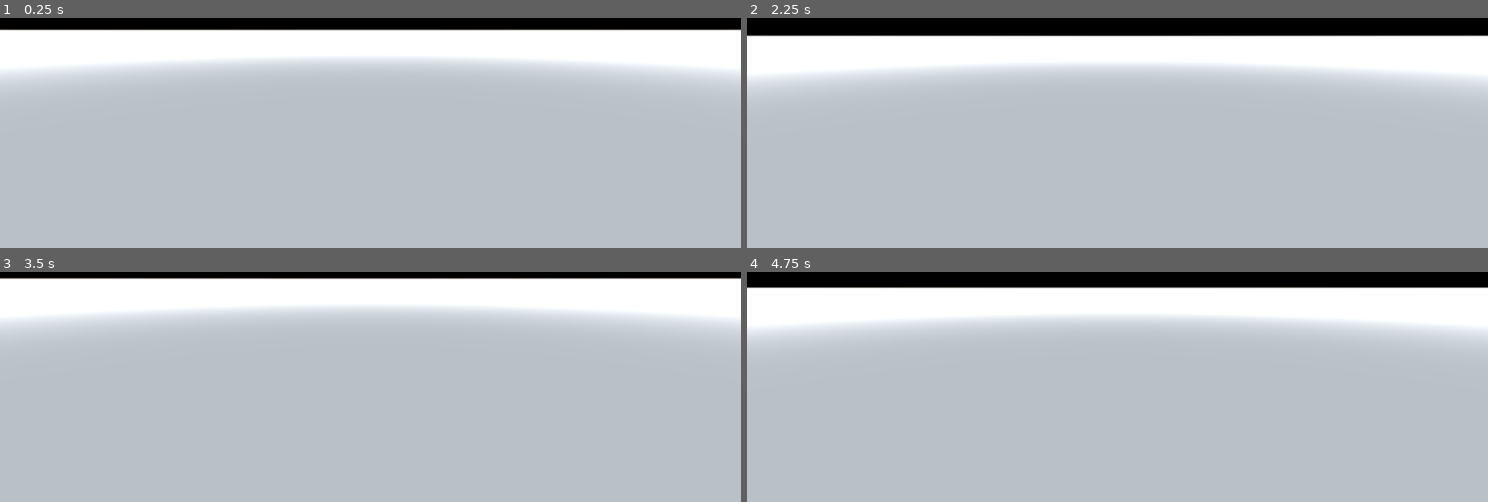
Above: before the commit, frames 1-4 (two rows, left to right).
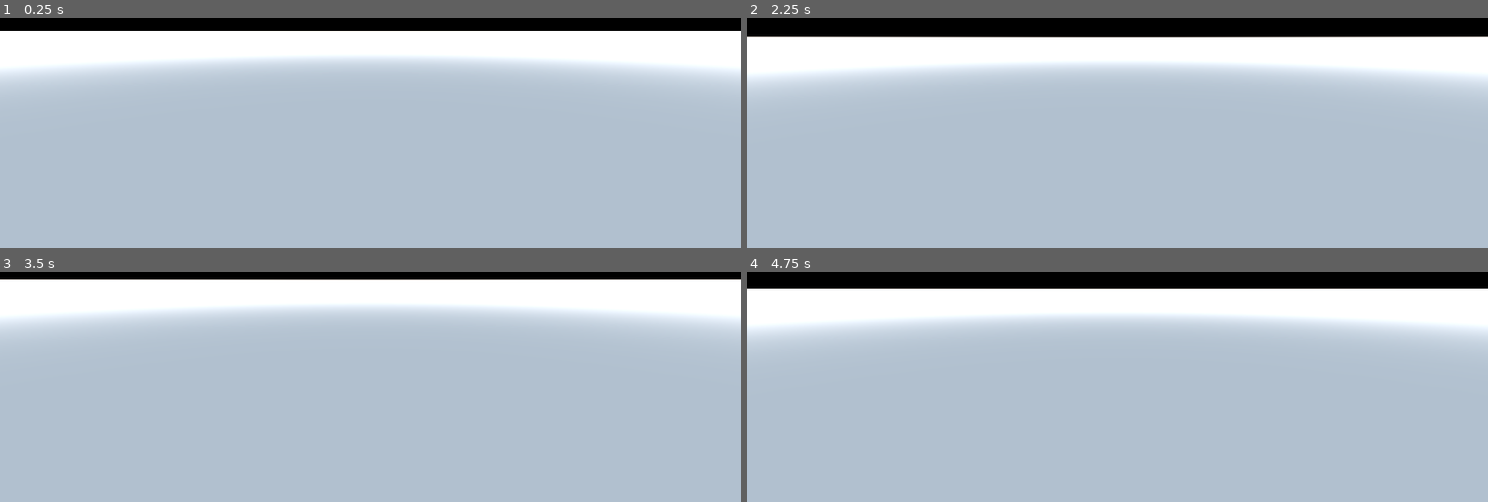
Above: after the commit, the same moments.

Repository: ihave13digits/The13
Game: Godot game, scene res://scene/entity/Player.tscn
Two runs of this game, one before a commit and one after it. Both use one fixed random seed, a clock stepped at 60 frames per second and the inputs below. This scene is started directly instead of the project's main scene.
Inputs (mouse positions are in pixels of both pictures, inside the frame that each line leads up to):
- Up to frame 1 (0.25 s): no input
- Up to frame 2 (2.25 s): tap Enter at 0.5, 2 s; move the mouse to (1154, 29) at 0.52 s; hold W (move_forward) from 0.53 s (still down); click (1154, 29) at 0.6 s; tap Space at 1.25 s; move the mouse to (1080, 34) at 1.27 s; click (1080, 34) at 1.35 s; move the mouse to (1132, 24) at 2.02 s; click (1132, 24) at 2.1 s
- Up to frame 3 (3.5 s): keep holding W (move_forward); tap Space at 2.75 s; move the mouse to (363, 292) at 2.77 s; click (363, 292) at 2.85 s
- Up to frame 4 (4.75 s): keep holding W (move_forward); tap Enter at 3.5 s; move the mouse to (1169, 290) at 3.52 s; click (1169, 290) at 3.6 s; tap Space at 4.25 s; move the mouse to (1058, 281) at 4.27 s; click (1058, 281) at 4.35 s

The runs differ from the first frame. In frame 1, 0.8% of the frame differs, in the area x 0-100%, y 4-6%; in frame 2, 0.8%; in frame 3, 1.1%, in the area x 0-100%, y 2-4%; in frame 4, 1.0%.

Commit message:
Refined bobbing animation.  Added flashlight swinging, HUD, Raycast.  Worm grabs player after 100 steps.

Diff:
--- a/data/Data.gd
+++ b/data/Data.gd
@@ -3,6 +3,6 @@
 var trigger_worm = false
 
 var mob = {
-	'player' : "res://scene/entity/Player.tscn",
-	'worm' : "res://scene/entity/Worm.tscn",
+	'player' : preload("res://scene/entity/Player.tscn"),
+	'worm' : preload("res://scene/entity/Worm.tscn"),
 	}
--- a/default_env.tres
+++ b/default_env.tres
@@ -29,8 +29,9 @@
 tonemap_white = 8.27
 ssao_radius = 43.63
 dof_blur_far_enabled = true
-dof_blur_far_transition = 0.2
-dof_blur_far_amount = 0.12
+dof_blur_far_transition = 0.01
+dof_blur_far_amount = 0.05
+dof_blur_far_quality = 0
 glow_intensity = 3.91
 glow_strength = 1.12
 glow_blend_mode = 1
@@ -40,4 +41,4 @@
 adjustment_enabled = true
 adjustment_brightness = 1.34
 adjustment_contrast = 3.66
-adjustment_saturation = 0.13
+adjustment_saturation = 0.25
--- a/scene/Game.gd
+++ b/scene/Game.gd
@@ -1,15 +1,26 @@
 extends Node
 
-var player
+onready var hud
+onready var cursor
+onready var player
 
 func _ready():
-	player = load(Data.mob['player']).instance()
+	hud = $HUD
+	cursor = $HUD/Center/Cursor
+	player = Data.mob['player'].instance()
 	add_child(player)
+	player.connect('update_cursor', self, 'update_cursor')
 	player.connect('triggered_event', self, 'spawn')
+
+func update_cursor():
+	if player.cursor.get_collider() != null:
+		cursor.modulate = Color(1.0, 1.0, 1.0, 0.5)
+	else:
+		cursor.modulate = Color(1.0, 1.0, 1.0, 0.125)
 
 func spawn(m='worm'):
 	if Data.trigger_worm == false:
 		Data.trigger_worm = true
-		var i = load(Data.mob[m]).instance()
+		var i = Data.mob[m].instance()
 		i.translation = Vector3(player.translation.x, player.translation.y, player.translation.z)
 		add_child(i)
--- a/scene/Game.tscn
+++ b/scene/Game.tscn
@@ -1,9 +1,15 @@
-[gd_scene load_steps=3 format=2]
+[gd_scene load_steps=5 format=2]
 
 [ext_resource path="res://scene/Game.gd" type="Script" id=1]
 [ext_resource path="res://scene/test.tscn" type="PackedScene" id=2]
+[ext_resource path="res://scene/environment/World.tscn" type="PackedScene" id=3]
+[ext_resource path="res://scene/ui/HUD.tscn" type="PackedScene" id=4]
 
 [node name="Game" type="Node"]
 script = ExtResource( 1 )
 
+[node name="HUD" parent="." instance=ExtResource( 4 )]
+
+[node name="World" parent="." instance=ExtResource( 3 )]
+
 [node name="Spatial" parent="." instance=ExtResource( 2 )]
--- a/scene/entity/Player.gd
+++ b/scene/entity/Player.gd
@@ -1,5 +1,6 @@
 extends KinematicBody
 
+signal update_cursor
 signal triggered_event
 
 var gravity = Vector3.DOWN * 1.0  # strength of gravity
@@ -16,24 +17,47 @@
 
 var velocity = Vector3.ZERO
 var distance_tick = 0.0
-var bob_tick = 0.0
 var steps_taken = 0
 
 var jump = false
 var has_control = true
 
 onready var pivot
+onready var cursor
 onready var flashlight
 
 
 
 func _ready():
 	pivot = $Pivot
+	cursor = $Pivot/Camera/Cursor
 	flashlight = $Pivot/Flashlight
 
 	pivot.translation = Vector3(0, player_height-0.05, 0)
 
 	Input.set_mouse_mode(Input.MOUSE_MODE_CAPTURED)
+
+func _physics_process(delta):
+	if has_control:
+		velocity += gravity
+		get_input(delta)
+		if velocity.length() > 0.01:
+			velocity /= velocity.length()
+
+		var motion = velocity * (speed * delta)
+		motion = move_and_slide(motion, Vector3.UP, false, 4, 0.78, true)
+
+func _input(event):
+	if event is InputEventMouseMotion and Input.get_mouse_mode() == Input.MOUSE_MODE_CAPTURED:
+		emit_signal("update_cursor")
+		_yaw -= event.relative.x * spin
+		_pitch += event.relative.y * spin
+		if _pitch > max_pitch:
+			_pitch = max_pitch
+		elif _pitch < -max_pitch:
+			_pitch = -max_pitch
+		pivot.set_rotation(Vector3(0, deg2rad(_yaw), 0))
+		pivot.rotate(pivot.get_transform().basis.x.normalized(), deg2rad(_pitch))
 
 func get_input(delta):
 	var can_do = false
@@ -49,7 +73,7 @@
 			has_control = true
 
 	if Input.is_action_just_pressed("use_item"):
-		print(distance_tick)
+		use_item()
 
 	if Input.is_action_pressed("move_forward"):
 		velocity += pivot.get_transform().basis.z
@@ -66,12 +90,12 @@
 
 	if can_do:
 		update_distance(delta)
+		$Bobbing.play("step")
 
 func update_distance(delta):
-	pivot.translation = Vector3(0, player_height-0.05+(bob_tick*0.2), 0)
+	#pivot.translation = Vector3(0, player_height-0.05+(bob_tick*0.2), 0)
 	#flashlight.rotation_degrees = Vector3(-bob_tick*15, -175+(bob_tick*15), 180-(bob_tick*15))
 	distance_tick += delta*2
-	bob_tick = distance_tick-0.5
 	if distance_tick >= 1.0:
 		distance_tick -= 1.0
 		steps_taken += 1
@@ -86,25 +110,8 @@
 #			Tween.TRANS_LINEAR
 #			)
 #		tween.start()
-	if steps_taken > 10:
+	if steps_taken > 100:
 		emit_signal("triggered_event")
 
-func _physics_process(delta):
-	velocity += gravity
-	get_input(delta)
-	if velocity.length() > 0.01:
-		velocity /= velocity.length()
-
-	var motion = velocity * (speed * delta)
-	motion = move_and_slide(motion, Vector3.UP, false, 4, 0.78, true)
-
-func _input(event):
-	if event is InputEventMouseMotion and Input.get_mouse_mode() == Input.MOUSE_MODE_CAPTURED:
-		_yaw -= event.relative.x * spin
-		_pitch += event.relative.y * spin
-		if _pitch > max_pitch:
-			_pitch = max_pitch
-		elif _pitch < -max_pitch:
-			_pitch = -max_pitch
-		pivot.set_rotation(Vector3(0, deg2rad(_yaw), 0))
-		pivot.rotate(pivot.get_transform().basis.x.normalized(), deg2rad(_pitch))
+func use_item():
+	print(cursor.get_collider())
--- a/scene/entity/Player.tscn
+++ b/scene/entity/Player.tscn
@@ -6,6 +6,35 @@
 [sub_resource type="CapsuleShape" id=1]
 radius = 0.36
 height = 1.25
+
+[sub_resource type="Animation" id=2]
+resource_name = "step"
+length = 0.5
+step = 0.05
+tracks/0/type = "value"
+tracks/0/path = NodePath("Pivot/Camera:translation")
+tracks/0/interp = 1
+tracks/0/loop_wrap = true
+tracks/0/imported = false
+tracks/0/enabled = true
+tracks/0/keys = {
+"times": PoolRealArray( 0, 0.25, 0.5 ),
+"transitions": PoolRealArray( 1, 1, 1 ),
+"update": 0,
+"values": [ Vector3( 0, 0, 0 ), Vector3( 0, 0.1, 0 ), Vector3( 0, 0, 0 ) ]
+}
+tracks/1/type = "value"
+tracks/1/path = NodePath("Pivot/Flashlight:rotation_degrees")
+tracks/1/interp = 1
+tracks/1/loop_wrap = true
+tracks/1/imported = false
+tracks/1/enabled = true
+tracks/1/keys = {
+"times": PoolRealArray( 0, 0.25, 0.5 ),
+"transitions": PoolRealArray( 1, 1, 1 ),
+"update": 0,
+"values": [ Vector3( 0, -180, 0 ), Vector3( -10, -190, 0 ), Vector3( 0, -180, 0 ) ]
+}
 
 [node name="Player" type="KinematicBody"]
 collision_layer = 2
@@ -15,23 +44,31 @@
 transform = Transform( 1, 0, 0, 0, 1, 0, 0, 0, 1, 0, 1.75, 0 )
 
 [node name="Camera" type="Camera" parent="Pivot"]
-transform = Transform( -1, 0, 3.25841e-07, 0, 1, 0, -3.25841e-07, 0, -1, 0, 0.05, 0 )
+transform = Transform( -1, 0, 3.25841e-07, 0, 1, 0, -3.25841e-07, 0, -1, 0, 0.1, 0 )
+
+[node name="Cursor" type="RayCast" parent="Pivot/Camera"]
+transform = Transform( -1, 0, -3.25841e-07, 0, 1, 0, 3.25841e-07, 0, -1, 0, 0, 0 )
+enabled = true
+cast_to = Vector3( 0, 0, 2.5 )
 
 [node name="Flashlight" type="SpotLight" parent="Pivot"]
-transform = Transform( 0.996195, -3.24601e-07, -0.0871556, -3.25841e-07, -1, 0, -0.0871556, 2.83989e-08, -0.996195, -0.455062, 0.05, 0 )
+transform = Transform( -0.984808, -0.0301537, 0.17101, 0, 0.984807, 0.173648, -0.173648, 0.17101, -0.969847, -0.5, -0.75, 0 )
 layers = 3
 light_energy = 6.66
 light_specular = 0.56
+shadow_enabled = true
+shadow_reverse_cull_face = true
 spot_range = 14.0
 spot_attenuation = 1.1487
 spot_angle = 11.8
 spot_angle_attenuation = 1.03526
 
-[node name="CollisionShape" type="CollisionShape" parent="."]
+[node name="Box" type="CollisionShape" parent="."]
 transform = Transform( 1, 0, 0, 0, -1.62921e-07, 1, 0, -1, -1.62921e-07, 0, 1, 0 )
 shape = SubResource( 1 )
 
 [node name="Footsteps" type="AudioStreamPlayer" parent="."]
 stream = ExtResource( 2 )
 
-[node name="Tween" type="Tween" parent="."]
+[node name="Bobbing" type="AnimationPlayer" parent="."]
+anims/step = SubResource( 2 )
--- /dev/null
+++ b/scene/entity/Worm.gd
@@ -0,0 +1,13 @@
+extends Spatial
+
+var grab_target = null
+onready var grab_point = $GrabPoint
+
+func _physics_process(_delta):
+	grab_point.translation = translation
+	if grab_target != null:
+		grab_target.translation = grab_point.translation
+
+func _on_Jaw_body_shape_entered(_body_id, body, _body_shape, _local_shape):
+	if body.has_method('get_input'):
+		grab_target = body
--- a/scene/entity/Worm.tscn
+++ b/scene/entity/Worm.tscn
@@ -1,10 +1,15 @@
-[gd_scene load_steps=4 format=2]
+[gd_scene load_steps=6 format=2]
 
 [ext_resource path="res://mesh/uirm-animated.dae" type="PackedScene" id=1]
 [ext_resource path="res://material/worm.tres" type="Material" id=2]
-[ext_resource path="res://audio/worm_scare.wav" type="AudioStream" id=3]
+[ext_resource path="res://audio/effect/worm_scare.wav" type="AudioStream" id=3]
+[ext_resource path="res://scene/entity/Worm.gd" type="Script" id=4]
+
+[sub_resource type="BoxShape" id=1]
+extents = Vector3( 0.25, 5, 0.25 )
 
 [node name="Worm" instance=ExtResource( 1 )]
+script = ExtResource( 4 )
 
 [node name="Cube" parent="Armature/Skeleton" index="0"]
 material/0 = ExtResource( 2 )
@@ -13,9 +18,21 @@
 autoplay = "dig"
 
 [node name="AudioStreamPlayer3D" type="AudioStreamPlayer3D" parent="." index="2"]
-transform = Transform( 1, 0, 0, 0, 1, 0, 0, 0, 1, 0, 8.62144, 0 )
+transform = Transform( 1, 0, 0, 0, 1, 0, 0, 0, 1, 0, 3.6809, 0 )
 stream = ExtResource( 3 )
 unit_db = 80.0
 unit_size = 23.3
 max_db = 6.0
 autoplay = true
+
+[node name="GrabPoint" type="Spatial" parent="." index="3"]
+
+[node name="Jaw" type="Area" parent="." index="4"]
+transform = Transform( 1, 0, 0, 0, 1, 0, 0, 0, 1, 0, 3.99251, 0 )
+collision_layer = 3
+
+[node name="Box" type="CollisionShape" parent="Jaw" index="0"]
+transform = Transform( 1, 0, 0, 0, 1, 0, 0, 0, 1, 0, -4.02213, 0 )
+shape = SubResource( 1 )
+
+[connection signal="body_shape_entered" from="Jaw" to="." method="_on_Jaw_body_shape_entered"]
--- a/scene/test.tscn
+++ b/scene/test.tscn
@@ -1,6 +1,5 @@
-[gd_scene load_steps=5 format=2]
+[gd_scene load_steps=4 format=2]
 
-[ext_resource path="res://scene/environment/World.tscn" type="PackedScene" id=1]
 [ext_resource path="res://image/env/jake-nackos-C2PCa6DhlYE-unsplash.jpg" type="Texture" id=3]
 [ext_resource path="res://material/dark.tres" type="Material" id=4]
 
@@ -9,8 +8,6 @@
 uv1_scale = Vector3( 12, 12, 12 )
 
 [node name="Spatial" type="Spatial"]
-
-[node name="World" parent="." instance=ExtResource( 1 )]
 
 [node name="CSGBox" type="CSGBox" parent="."]
 transform = Transform( 9.19625, 0, 0, 0, 1.10722, 0, 0, 0, 1.10722, 5.7002, -0.0484438, -3.96774 )
--- /dev/null
+++ b/scene/ui/HUD.tscn
@@ -0,0 +1,22 @@
+[gd_scene load_steps=2 format=2]
+
+[ext_resource path="res://image/ui/cursor.png" type="Texture" id=1]
+
+[node name="HUD" type="CanvasLayer"]
+
+[node name="Center" type="Control" parent="."]
+anchor_left = 0.5
+anchor_top = 0.5
+anchor_right = 0.5
+anchor_bottom = 0.5
+margin_left = -20.0
+margin_top = -20.0
+margin_right = 20.0
+margin_bottom = 20.0
+__meta__ = {
+"_edit_use_anchors_": false
+}
+
+[node name="Cursor" type="Sprite" parent="Center"]
+texture = ExtResource( 1 )
+centered = false
Not shown, changed: audio/effect/worm_scare.wav.import
Binary file added: image/ui/cursor.png
Not shown, added: image/ui/cursor.png.import
Not shown: 1 places in scene/entity/Player.tscn that only renumber resources
Not shown, added: audio/effect/worm_scare.wav
